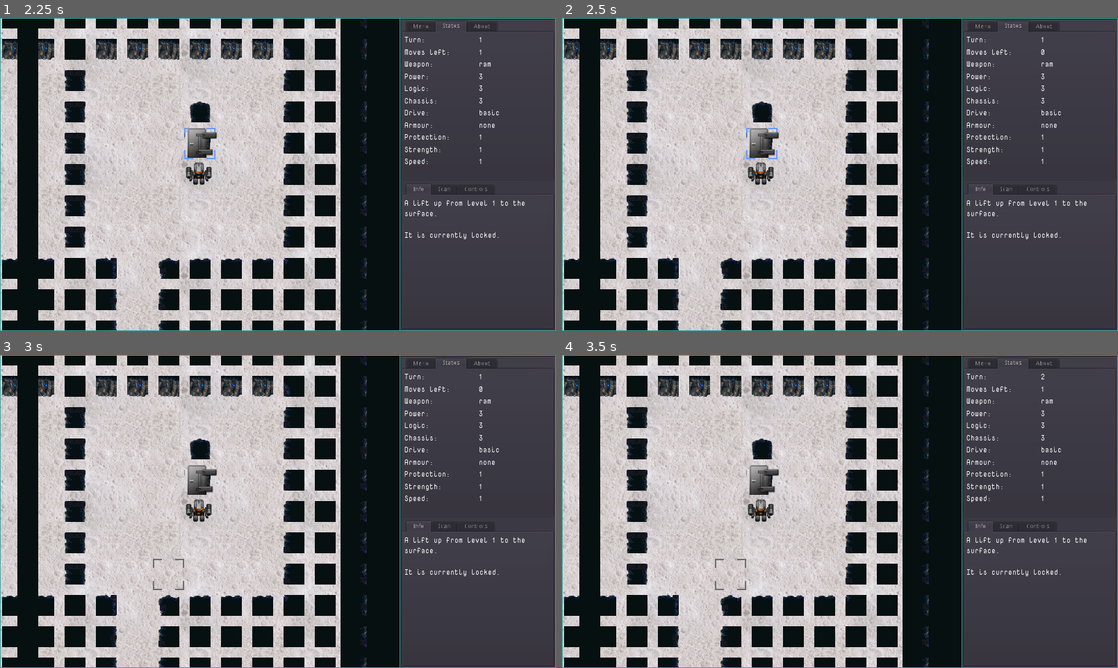
Above: before the commit, frames 1-4 (two rows, left to right).
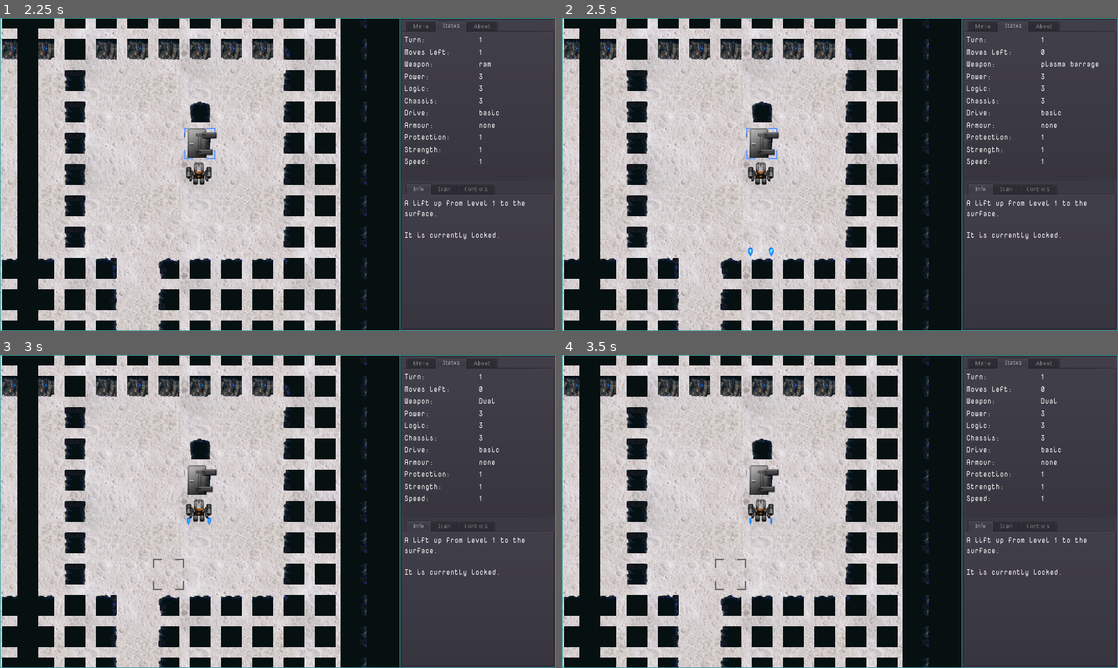
Above: after the commit, the same moments.

Repository: sarrowsmith/quasidroid
Game: Godot game, scene res://Main.tscn
Two runs of this game, one before a commit and one after it. Both use one fixed random seed, a clock stepped at 60 frames per second and the inputs below.
Inputs (mouse positions are in pixels of both pictures, inside the frame that each line leads up to):
- Up to frame 1 (2.25 s): click (289, 199) at 0.52 s; type "12" at 0.6 s; click "New from Seed" at 1.25 s; tap Enter at 2 s; move the mouse to (400, 158) at 2.02 s; tap R at 2.1 s; click (400, 158) at 2.17 s
- Up to frame 2 (2.5 s): tap Space at 2.27 s
- Up to frame 3 (3 s): tap Delete (map_reset) at 2.75 s; move the mouse to (166, 527) at 2.77 s; hold S from 2.78 s (still down); tap Q at 2.85 s
- Up to frame 4 (3.5 s): keep holding S; tap Space at 3.02 s

Frame 1 is identical in both runs. In frame 2, 0.1% of the frame differs, in the area x 33-97%, y 13-77%; in frame 3, less than 0.1%; in frame 4, less than 0.1%.

Commit message:
Don't know if letting some weapons hit offscreen is legit, but there it is.

Diff:
--- a/robots/Player.gd
+++ b/robots/Player.gd
@@ -13,6 +13,7 @@
 	is_player = true
 	base = "0"
 	stats = Stats.new()
+	stats.equipment.weapons.append("Dual")
 	stats.baseline = stats.stats.duplicate()
 	add_to_group("player")
 
--- a/robots/Weapons.gd
+++ b/robots/Weapons.gd
@@ -9,11 +9,11 @@
 	Blade = ["thermal lance", BLADE, 1, 1],
 	Probe = ["logic probe", PROBE, 1, 0],
 	Plasma = ["plasma beam", BLADE, 5, 2],
-	Laser = ["laser", BLADE, 5, 2],
+	Laser = ["laser", BLADE, 7, 2],
 	Dual = ["plasma barrage", BLADE, 5, 2],
 	Ion = ["ion cannon", RAM, 5, 3],
-	Projectile = ["rail gun", PROJECTILE, 5, 1],
-	EMP = ["EMP", EMP, 5, 3],
+	Projectile = ["rail gun", PROJECTILE, 7, 1],
+	EMP = ["EMP", EMP, 7, 3],
 }
 
 var location = Vector2.ZERO
